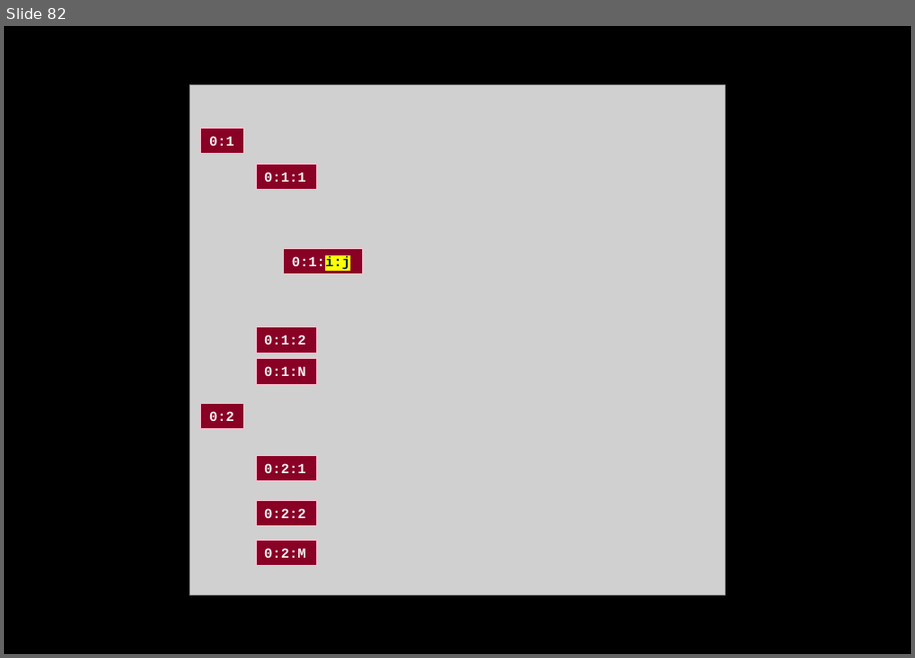
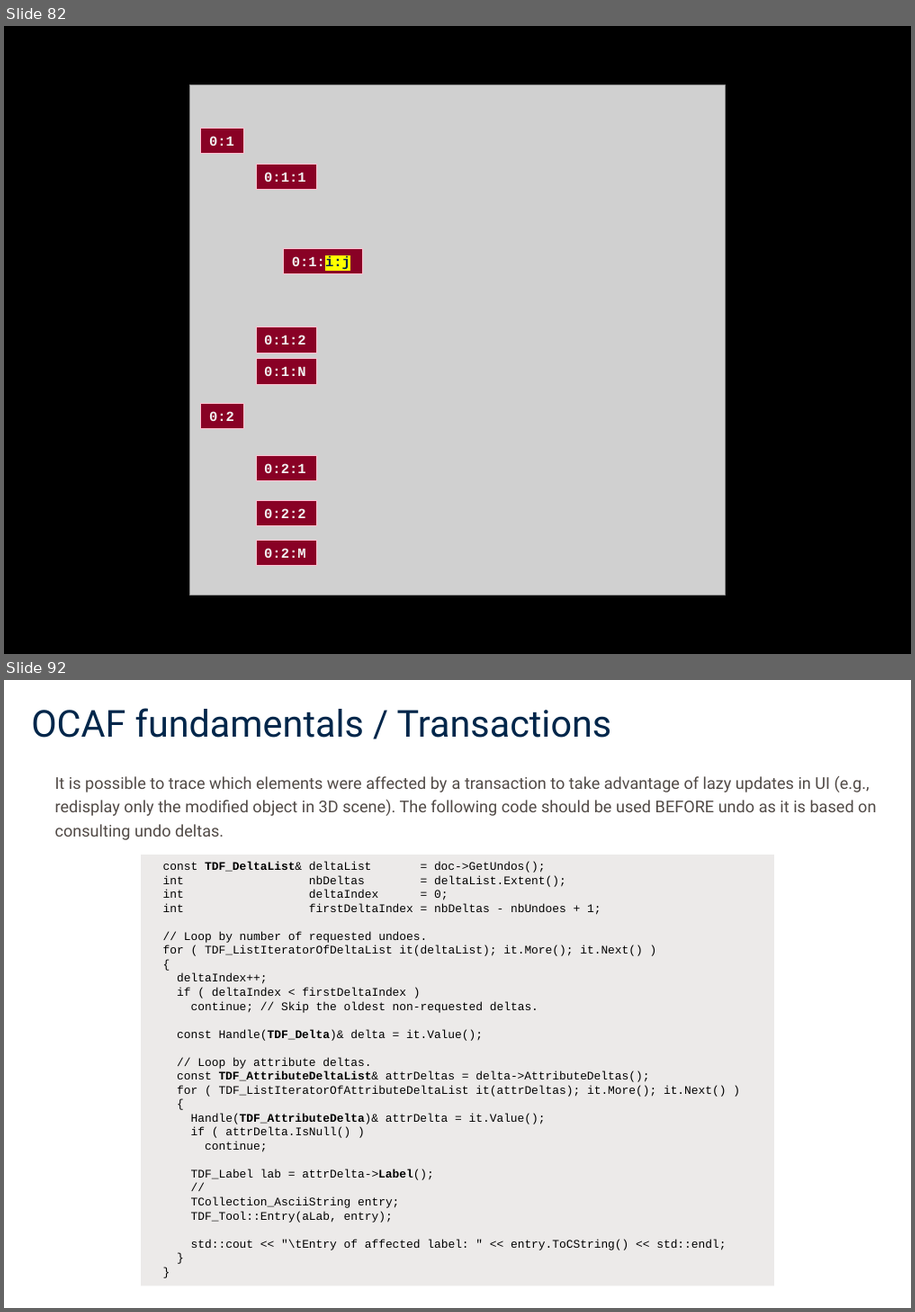
Before and after one commit to ninjacoderz/OCCT-Lessions, a slide deck: docs/02_OpenCascade_OCAF.pptx. Shown one above the other, each under a label of ours: slide 82 before the commit, slides 82 and 92 after it; the slides between them are not shown. The pictures are 915x658 and 915x1312 pixels, drawn with LibreOffice and Linux fonts; fonts in the diff are those of the drawing; grey boxes stand for pictures. Boxes give left, top, right and bottom in pixels: in the first picture for what was removed or moved away, otherwise in the second. Text is boxed around its words. In the diff, an @@ line names an element or a change of style, - is before the commit and + after.

```diff
--- a/docs/02_OpenCascade_OCAF.pptx
+++ b/docs/02_OpenCascade_OCAF.pptx
@@ slide 92 added at [4, 680, 911, 1308], background #FFFFFF @@
@@ title added at [31, 708, 612, 738], 32 pt, text #00264A @@
+OCAF fundamentals / Transactions
@@ text added at [55, 776, 876, 840], 14 pt, text #514A46 @@
+It is possible to trace which elements were affected by a transaction to take advantage of lazy updates in UI (e.g., redisplay only the modified object in 3D scene). The following code should be used BEFORE undo as it is based on consulting undo deltas.
@@ rectangle added at [141, 856, 774, 1287], fill #ECEAE9, 10 pt, text #000000 @@
+const TDF_DeltaList& deltaList = doc->GetUndos();
+int nbDeltas = deltaList.Extent();
+int deltaIndex = 0;
+int firstDeltaIndex = nbDeltas - nbUndoes + 1;
+// Loop by number of requested undoes.
+for ( TDF_ListIteratorOfDeltaList it(deltaList); it.More(); it.Next() )
+{
+deltaIndex++;
+if ( deltaIndex < firstDeltaIndex )
+continue; // Skip the oldest non-requested deltas.
+const Handle(TDF_Delta)& delta = it.Value();
+// Loop by attribute deltas.
+const TDF_AttributeDeltaList& attrDeltas = delta->AttributeDeltas();
+for ( TDF_ListIteratorOfAttributeDeltaList it(attrDeltas); it.More(); it.Next() )
+{
+Handle(TDF_AttributeDelta)& attrDelta = it.Value();
+if ( attrDelta.IsNull() )
+continue;
+TDF_Label lab = attrDelta->Label();
+//
+TCollection_AsciiString entry;
+TDF_Tool::Entry(aLab, entry);
+std::cout << "\tEntry of affected label: " << entry.ToCString() << std::endl;
+}
+}
```
Also in this commit, not shown: 11 other slides added, 1 other file.
